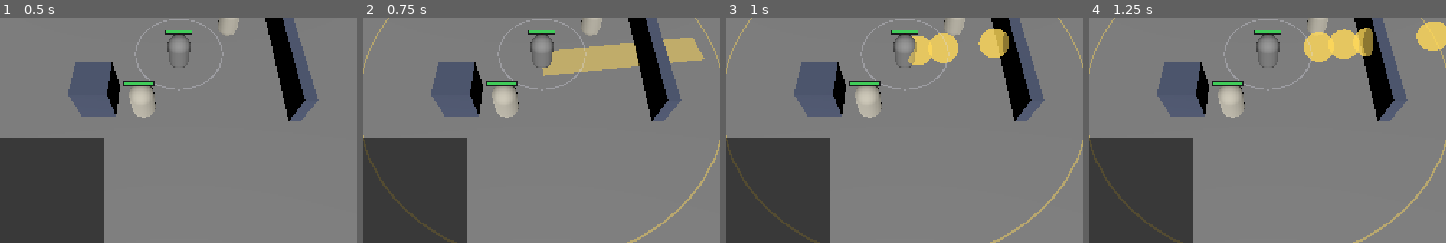
Above: before the commit, frames 1-4 (left to right).
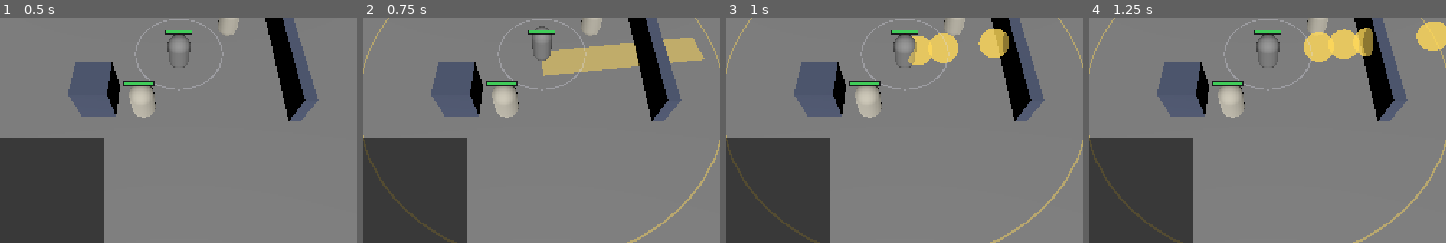
Above: after the commit, the same moments.

Repository: Tiago195/mbr
Game: Godot game, scene res://scenes/main.tscn
Two runs of this game, one before a commit and one after it. Both use one fixed random seed, a clock stepped at 60 frames per second and the inputs below.
Inputs (mouse positions are % of the whole screen's width and height, from its top left):
- Up to frame 1 (0.5 s): no input
- Up to frame 2 (0.75 s): tap Enter at 0.5 s; move the mouse to (81, 45) at 0.52 s; hold E (ability_e) from 0.53 s (still down); click (81, 45) at 0.67 s
- Up to frame 3 (1 s): keep holding E (ability_e)
- Up to frame 4 (1.25 s): keep holding E (ability_e)
The pictures show only the part of the screen within x 31-81%, y 41-91%; the shares and areas given below are measured in that part.

Frame 1 is identical in both runs. In frame 2, 0.4% of the frame differs, in the area x 46-54%, y 3-23%; in frame 3, nothing differs; in frame 4, nothing differs.

Commit message:
O corpo faz alguma coisa ao conjurar
Correção do usuário, e ela estava certa:

  "quando você fala 'isso é informação, não animação', você esquece que eu sou
  um humano vendo uma tela; para mim informação É a animação do personagem
  gastando a habilidade"

Errei duas vezes na resposta anterior: tratei um registro de texto como
substituto do gesto, e respondi a uma confusão que ele não cometeu — quando ele
disse "importamos os bonecos", falava do KIT, e funcionalmente as habilidades
são o personagem.

`gesto_de_conjuracao.gd`: enquanto não há esqueleto (Fase 6, Meshy e Mixamo), a
cápsula anima por procedimento. Cinco gestos — estocada, giro, salto, erguer, e
um preparo que dura a conjuração inteira — escolhidos pela forma do primeiro
pulso com efeito e pela presença de deslocamento. O que faz um gesto ser
legível é o tempo em três partes: antecipação, ação e recuperação. Mexe na
MALHA, nunca no corpo: colisão e posição de jogo continuam onde `core/` as pôs.

A sonda de ritmo passou a exercitá-lo apertando a tecla DE VERDADE — o gesto
pende de `cast_attempted`, que só `_try_cast` emite, então nenhuma outra sonda
o alcançava. Ela achou dois defeitos meus na primeira execução: medir o desvio
no primeiro quadro dá zero com o gesto funcionando (a antecipação começa em
zero, e é isso que lhe dá peso), e o lambda que capturava o status reatribuía
uma variável de fora — lambda em GDScript captura por VALOR, armadilha já
registrada no CLAUDE.md e na qual caí de novo.

Três mutações exigidas em vermelho: o gesto que não dispara, o que não volta ao
repouso, e o caster que não emite a tentativa.

473 testes, 1299 asserções, stderr limpo. 199 afirmações numéricas.

Co-Authored-By: Claude Opus 5 (1M context) <noreply@anthropic.com>
Claude-Session: https://claude.ai/code/session_01FWPRKBHoj9EjeFedttxqxb

Diff:
--- a/scenes/main.tscn
+++ b/scenes/main.tscn
@@ -12,6 +12,7 @@
 [ext_resource type="Script" path="res://scripts/gameplay/champion_selector.gd" id="10_champion"]
 [ext_resource type="Script" path="res://scripts/gameplay/combat_log.gd" id="11_log"]
 [ext_resource type="Script" path="res://scripts/gameplay/marcador_de_alcance.gd" id="12_alcance"]
+[ext_resource type="Script" path="res://scripts/gameplay/gesto_de_conjuracao.gd" id="13_gesto"]
 
 [sub_resource type="PlaneMesh" id="PlaneMesh_ground"]
 size = Vector2(20, 20)
@@ -140,6 +141,9 @@
 [node name="MarcadorDeAlcance" type="Node3D" parent="Player"]
 script = ExtResource("12_alcance")
 
+[node name="GestoDeConjuracao" type="Node" parent="Player"]
+script = ExtResource("13_gesto")
+
 [node name="DummyNear" parent="." instance=ExtResource("4_dummy")]
 transform = Transform3D(1, 0, 0, 0, 1, 0, 0, 0, 1, 2.5, 1, -2)
 
--- /dev/null
+++ b/scripts/gameplay/gesto_de_conjuracao.gd
@@ -0,0 +1,214 @@
+class_name GestoDeConjuracao
+extends Node
+
+## O personagem FAZ alguma coisa ao conjurar — animação, não texto.
+##
+## Existe por uma correção do usuário, em 23/08/2026, e ela estava certa:
+##
+## > *"quando você fala 'isso é informação, não animação', você esquece que eu
+## > sou um humano vendo uma tela; para mim informação É a animação do
+## > personagem gastando a habilidade"*
+##
+## Num jogo, o gesto é como a informação chega. Um registro de texto serve para
+## depurar; ninguém lê um combate assim. Enquanto não há modelo com esqueleto —
+## Fase 6, Meshy e Mixamo —, a cápsula anima **por procedimento**: é como os
+## jogos comunicavam antes de haver animação esquelética, e é 100% nosso.
+##
+## O que faz um gesto ser legível não é a forma: é o TEMPO em três partes —
+## antecipação (recua e encolhe), ação (o golpe, rápido) e recuperação (volta
+## devagar). Sem antecipação o golpe parece teleporte; sem recuperação parece
+## que travou.
+##
+## Cada forma de pulso ganha um gesto diferente, porque é isso que responde à
+## pergunta que travou o teste: *era a mesma habilidade ou outra?*
+##
+## Mexe na MALHA, nunca no corpo: a colisão e a posição de jogo continuam
+## exatamente onde `core/` as pôs. É camada visual pura.
+
+## Que gesto o corpo faz.
+enum Gesto {
+	## Estocada à frente. Linha, cone, trapézio — tudo que sai para a frente.
+	ESTOCADA,
+	## Giro sobre o próprio eixo. Área em volta de quem conjura.
+	GIRO,
+	## Agachar e saltar. Deslocamento.
+	SALTO,
+	## Erguer-se e baixar. Suprema, e o que vem de cima.
+	ERGUER,
+	## Encolher e voltar. Conjuração com tempo — é o aviso de que algo vem.
+	PREPARO,
+}
+
+## Quanto o gesto inteiro dura, em segundos.
+@export var duracao: float = 0.34
+
+## Fração da duração gasta na antecipação. O resto é ação e recuperação.
+@export_range(0.0, 0.6) var fatia_de_antecipacao: float = 0.25
+
+## Quanto a estocada avança, em metros.
+@export var avanco: float = 0.55
+## Quanto o giro roda, em voltas.
+@export var voltas: float = 1.0
+## Quanto o salto sobe, em metros.
+@export var altura_do_salto: float = 0.7
+
+var _malha: Node3D
+var _caster: AbilityCaster
+var _base_posicao: Vector3
+var _base_escala: Vector3
+var _gesto: Gesto = Gesto.ESTOCADA
+var _restante: float = 0.0
+var _total: float = 0.0
+
+func _ready() -> void:
+	_malha = _achar_malha()
+	if _malha == null:
+		push_warning("GestoDeConjuracao sem MeshInstance3D em '%s'." % get_parent().name)
+		return
+	_base_posicao = _malha.position
+	_base_escala = _malha.scale
+
+	_caster = _achar_caster()
+	if _caster != null:
+		_caster.cast_attempted.connect(_ao_conjurar)
+
+func _process(delta: float) -> void:
+	if _malha == null or _restante <= 0.0:
+		return
+	_restante -= delta
+	if _restante <= 0.0:
+		_repousar()
+		return
+	# `t` vai de 0 (começo) a 1 (fim).
+	_aplicar(1.0 - _restante / _total)
+
+# ---------------------------------------------------------------- gatilho
+
+func _ao_conjurar(
+		_slot: AbilityBook.Slot, pedida: Ability, result: CastResult
+) -> void:
+	if _malha == null or pedida == null or result == null:
+		return
+	# Recusa não anima: o personagem não fez nada, e fingir que fez é mentir
+	# para quem está tentando entender o que aconteceu.
+	if not (result.succeeded() or result.started()):
+		return
+
+	var saiu: Ability = result.ability if result.ability != null else pedida
+	_gesto = Gesto.PREPARO if result.started() else _gesto_para(saiu)
+	# O gesto de uma conjuração com tempo dura o tempo dela: é ele que avisa
+	# que algo vem vindo, e avisar por um terço de segundo não avisa nada.
+	_total = maxf(saiu.cast_time if result.started() else duracao, 0.05)
+	_restante = _total
+
+## Que gesto cabe a esta habilidade.
+##
+## Decidido pelo PRIMEIRO pulso com efeito, que é o golpe que o jogador
+## associa ao aperto da tecla. `match` explícito e não tabela: valor novo em
+## `Form` não compila até ser tratado aqui.
+static func _gesto_para(ability: Ability) -> Gesto:
+	for pulse: AbilityPulse in ability.pulses:
+		if pulse == null or pulse.effects.is_empty():
+			continue
+		for efeito: AbilityEffect in pulse.effects:
+			if efeito is DisplacementEffect:
+				return Gesto.SALTO
+		match pulse.form:
+			AbilityPulse.Form.CIRCLE:
+				# Área em volta de quem conjura gira; área plantada longe é
+				# um gesto de arremesso, que aqui lê como estocada.
+				return (
+					Gesto.GIRO if pulse.origin == AbilityPulse.Origin.CASTER
+					else Gesto.ESTOCADA
+				)
+			AbilityPulse.Form.LINE, AbilityPulse.Form.CONE, \
+			AbilityPulse.Form.TRAPEZOID:
+				return Gesto.ESTOCADA
+			AbilityPulse.Form.PROJECTILE:
+				return Gesto.ESTOCADA
+			_:
+				return Gesto.ERGUER
+	return Gesto.ERGUER
+
+# ---------------------------------------------------------------- desenho
+
+## O peso do gesto em `t`: negativo na antecipação, sobe até 1 na ação, volta a
+## zero na recuperação.
+func _peso(t: float) -> float:
+	if t < fatia_de_antecipacao:
+		# Antecipação: recua um pouco, e acelera para trás.
+		var a: float = t / maxf(fatia_de_antecipacao, 0.001)
+		return -0.28 * sin(a * PI * 0.5)
+	var b: float = (t - fatia_de_antecipacao) / maxf(1.0 - fatia_de_antecipacao, 0.001)
+	# Ação e recuperação: sobe depressa e desce devagar.
+	return sin(pow(b, 0.45) * PI)
+
+func _aplicar(t: float) -> void:
+	var peso: float = _peso(t)
+	var frente: Vector3 = -global_frente()
+	match _gesto:
+		Gesto.ESTOCADA:
+			_malha.position = _base_posicao + frente * avanco * peso
+			_malha.scale = _base_escala * Vector3(
+				1.0 - 0.12 * peso, 1.0 + 0.10 * peso, 1.0 - 0.12 * peso
+			)
+		Gesto.GIRO:
+			_malha.rotation.y = TAU * voltas * maxf(peso, 0.0)
+			_malha.scale = _base_escala * (1.0 + 0.08 * peso)
+		Gesto.SALTO:
+			_malha.position = _base_posicao + Vector3.UP * altura_do_salto * maxf(peso, 0.0)
+			_malha.scale = _base_escala * Vector3(
+				1.0 - 0.15 * peso, 1.0 + 0.18 * peso, 1.0 - 0.15 * peso
+			)
+		Gesto.ERGUER:
+			_malha.position = _base_posicao + Vector3.UP * 0.30 * peso
+			_malha.scale = _base_escala * Vector3(
+				1.0 + 0.10 * peso, 1.0 + 0.22 * peso, 1.0 + 0.10 * peso
+			)
+		_:
+			# PREPARO: encolhe e se agacha enquanto o canto corre. `peso` aqui
+			# fica negativo quase o tempo todo, e é de propósito — o corpo se
+			# junta antes de soltar.
+			var junta: float = 0.18 * (1.0 - t)
+			_malha.scale = _base_escala * Vector3(
+				1.0 + junta, 1.0 - junta, 1.0 + junta
+			)
+			_malha.position = _base_posicao - Vector3.UP * junta * 0.5
+
+func _repousar() -> void:
+	_restante = 0.0
+	_malha.position = _base_posicao
+	_malha.scale = _base_escala
+	_malha.rotation.y = 0.0
+
+## A frente do corpo, no plano do chão. `-basis.z` é a convenção da Godot.
+func global_frente() -> Vector3:
+	var corpo: Node3D = get_parent() as Node3D
+	if corpo == null:
+		return Vector3.FORWARD
+	var frente: Vector3 = corpo.global_transform.basis.z
+	frente.y = 0.0
+	if frente.length_squared() <= 0.000001:
+		return Vector3.FORWARD
+	return frente.normalized()
+
+func _achar_malha() -> Node3D:
+	var host: Node = get_parent()
+	if host == null:
+		return null
+	for child: Node in host.get_children():
+		# O marcador da frente é filho separado e NÃO entra: ele existe para
+		# mostrar para onde o personagem olha, e girá-lo junto apagaria essa
+		# informação justamente durante o gesto.
+		if child is MeshInstance3D and child.name != "FrontMarker":
+			return child as Node3D
+	return null
+
+func _achar_caster() -> AbilityCaster:
+	var host: Node = get_parent()
+	if host == null:
+		return null
+	for child: Node in host.get_children():
+		if child is AbilityCaster:
+			return child
+	return null
--- a/tools/sondar_ritmo.gd
+++ b/tools/sondar_ritmo.gd
@@ -233,6 +233,83 @@
 			+ "cadência; o par de controle não distingue nada")
 		)
 
+	# ------------------------------------------- o gesto de conjuração
+	#
+	# O corpo tem que FAZER alguma coisa ao conjurar, e voltar ao repouso
+	# depois. É a única conferência automática do gesto: as duas sondas
+	# chamam `AbilityEngine.cast` direto, e o gesto pende de
+	# `cast_attempted`, que só `_try_cast` emite — ou seja, sem apertar a
+	# tecla de verdade ele não roda, e um erro nele passaria em silêncio.
+	falhas.append_array(await _conferir_gesto(jogador, meu))
+
+	return falhas
+
+## O corpo se mexe ao conjurar, e volta ao lugar depois.
+func _conferir_gesto(jogador: CharacterBody3D, meu: Combatant) -> Array[String]:
+	var falhas: Array[String] = []
+	var caster: AbilityCaster = null
+	var gesto: Node = null
+	var malha: Node3D = null
+	for filho: Node in jogador.get_children():
+		if filho is AbilityCaster:
+			caster = filho as AbilityCaster
+		elif filho.get_script() != null 				and filho.get_script().resource_path.ends_with("gesto_de_conjuracao.gd"):
+			gesto = filho
+		elif filho is MeshInstance3D and filho.name != "FrontMarker":
+			malha = filho as Node3D
+	if caster == null or gesto == null or malha == null:
+		return ["a cena não tem AbilityCaster, GestoDeConjuracao ou malha"] as Array[String]
+
+	var repouso: Vector3 = malha.position
+	var escala: Vector3 = malha.scale
+	# Recarga limpa e mana cheia: o que se confere é o gesto, não o custo.
+	caster.book.clear_cooldowns()
+	meu.unit.mana.current = meu.unit.mana.maximum()
+	meu.unit.ultimate_charge.restore(meu.unit.ultimate_charge.maximum())
+
+	# Aperta a tecla de verdade — é `_try_cast` que emite `cast_attempted`.
+	# O status é conferido junto: um gesto que não sai porque a conjuração foi
+	# RECUSADA é comportamento certo, e acusá-lo seria acusar o alvo errado.
+	# **Array e não variável solta**: lambda em GDScript captura por VALOR, e
+	# reatribuir de dentro não tem efeito nenhum lá fora. Está registrado em
+	# `CLAUDE.md` entre as armadilhas já pagas, e eu caí nela de novo aqui —
+	# a conferência acusou `INVALID` numa conjuração que dera `SUCCESS`.
+	var visto: Array[int] = [CastResult.Status.INVALID]
+	caster.cast_attempted.connect(
+		func(_slot: AbilityBook.Slot, _pedida: Ability, r: CastResult) -> void:
+			if r != null:
+				visto[0] = int(r.status)
+	)
+	caster.call("_try_cast", AbilityBook.Slot.Q)
+	var status: int = visto[0]
+	if status != int(CastResult.Status.SUCCESS) 			and status != int(CastResult.Status.CASTING):
+		return ["a conjuração da sonda do gesto foi recusada (%s); ela precisa "
+			% CastResult.Status.keys()[status]
+			+ "sair para o gesto ter o que conferir"] as Array[String]
+
+	# **O desvio MÁXIMO ao longo do gesto, e não o do primeiro quadro.**
+	# A antecipação começa em zero — é o que faz o gesto ter peso — e medir
+	# logo no primeiro quadro dá desvio nulo com o gesto funcionando. Foi
+	# exatamente o que esta conferência acusou na primeira execução.
+	var maior: float = 0.0
+	for _passo: int in 90:
+		await physics_frame
+		await process_frame
+		maior = maxf(maior, malha.position.distance_to(repouso))
+		maior = maxf(maior, malha.scale.distance_to(escala))
+		maior = maxf(maior, absf(malha.rotation.y))
+	if maior <= 0.01:
+		falhas.append(
+			"conjurar não mexeu o corpo em quadro nenhum: o gesto não disparou"
+		)
+	print("  gesto de conjuração: desvio máximo %.3f" % maior)
+	if malha.position.distance_to(repouso) > 0.001 			or malha.scale.distance_to(escala) > 0.001 			or absf(malha.rotation.y) > 0.001:
+		falhas.append(
+			("o corpo não voltou ao repouso depois do gesto: posição %s, "
+			+ "escala %s, giro %.3f") % [
+				str(malha.position), str(malha.scale), malha.rotation.y
+			]
+		)
 	return falhas
 
 ## Uma habilidade instantânea e inofensiva, zeradora ou não.
Not shown: 1 places in scenes/main.tscn that only renumber resources
Not shown, changed: CLAUDE.md
